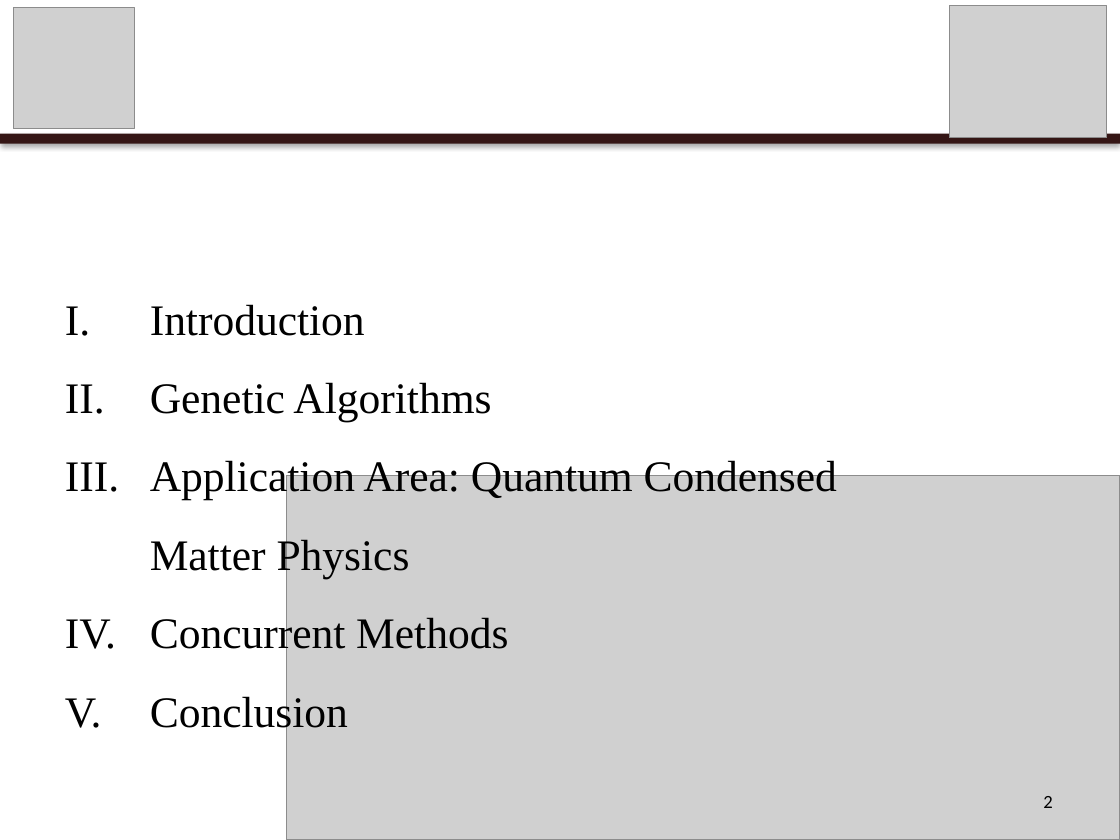
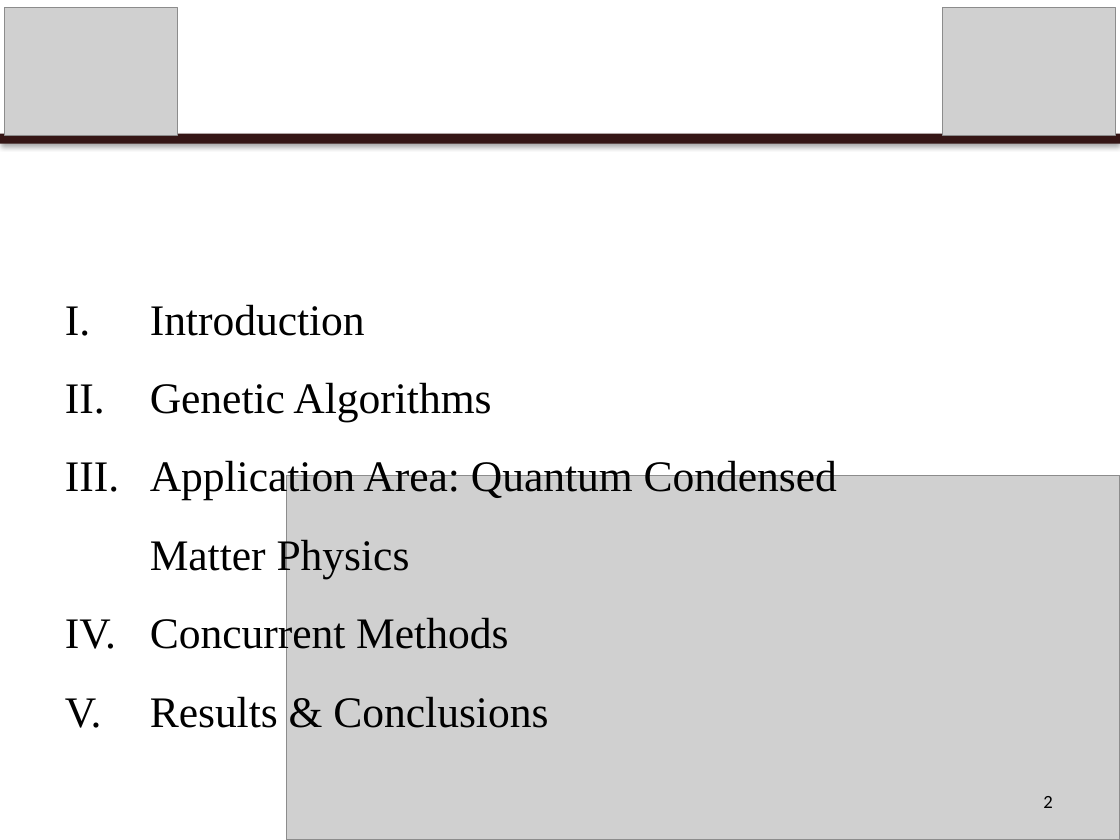
Before and after one commit to calebwherry/Concurrent-GARTH, a slide deck: slide 2 of doc/presentations/VT-CS-5510/Concurrent-GARTH.pptx. Drawn at 1120x840 pixels with LibreOffice and Linux fonts; fonts in the diff are those of the drawing; grey boxes stand for pictures; background and template pictures are left out. Boxes give left, top, right and bottom in pixels: in the first picture for what was removed or moved away, otherwise in the second. Text is boxed around its words. In the diff, an @@ line names an element or a change of style, - is before the commit and + after.

Commit message:
Working on presentation.

```diff
--- a/doc/presentations/VT-CS-5510/Concurrent-GARTH.pptx
+++ b/doc/presentations/VT-CS-5510/Concurrent-GARTH.pptx
@@ picture: place and size @@
-picture at (13,8,134,129)
+picture at (4,8,177,136)
@@ picture: place and size @@
-picture at (949,6,1107,138)
+picture at (943,8,1116,136)
@@ text at (150,696,548,728): text changed @@
-V. Conclusion
+V. Results & Conclusions
```
Also in this commit, not shown: 2 other slides changed, 5 slides added, 2 slides removed, 2 other files.
